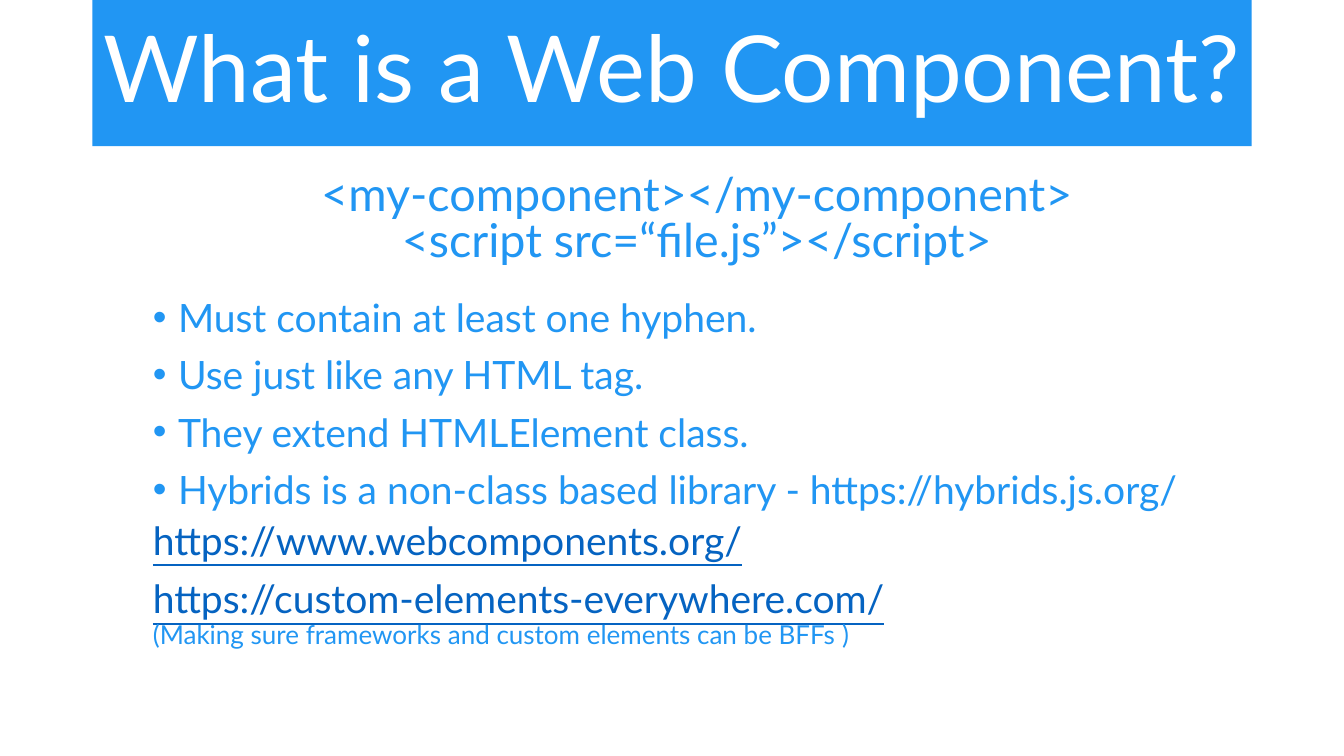
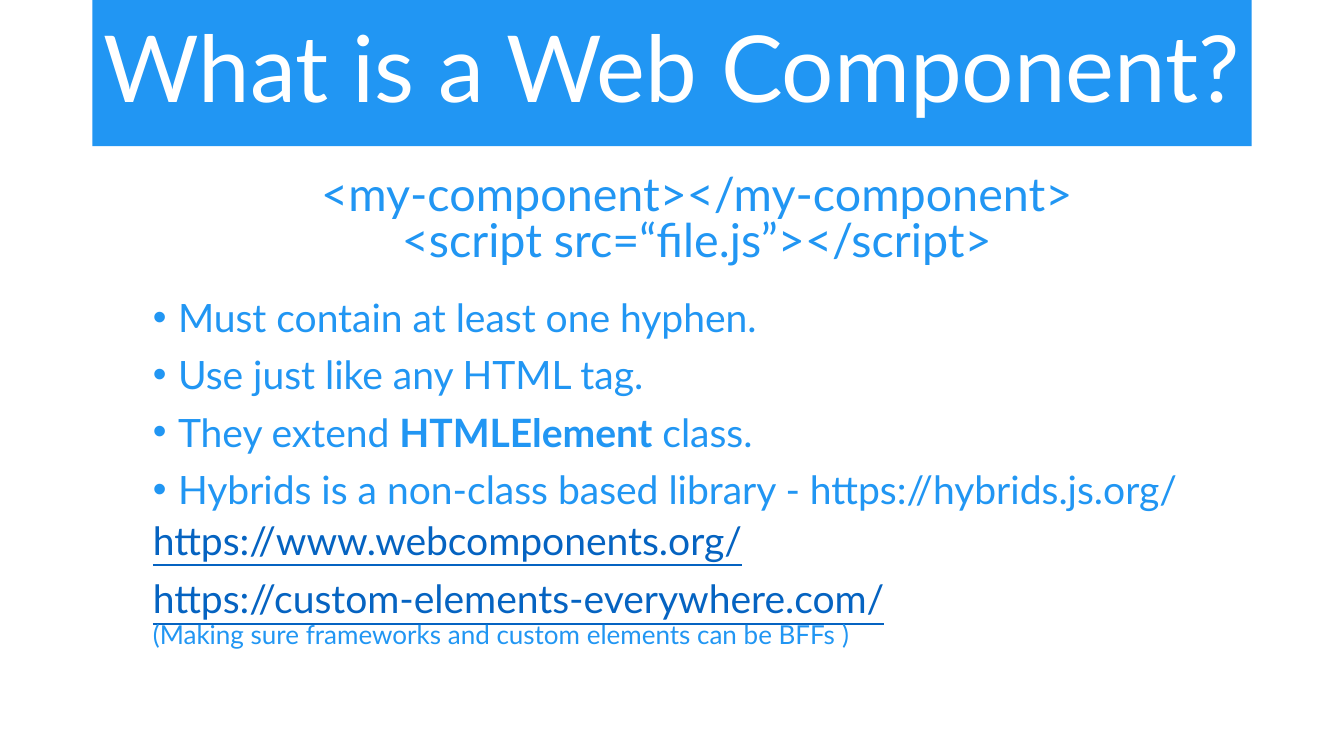
Before and after one commit to iwswordpress/WebComponents, a slide deck: slide 9 of webcomponents.pptx (slide 7 before the commit). Drawn at 1344x756 pixels with LibreOffice and Linux fonts; fonts in the diff are those of the drawing. Boxes give left, top, right and bottom in pixels: in the first picture for what was removed or moved away, otherwise in the second. Text is boxed around its words. In the diff, an @@ line names an element or a change of style, - is before the commit and + after.

```diff
--- a/webcomponents.pptx
+++ b/webcomponents.pptx
@@ text at (x1=178, y1=418, x2=752, y2=454): bold on in "HTMLElement" @@
```
Also in this commit, not shown: 3 other slides changed, 2 slides added, 1 other file.
